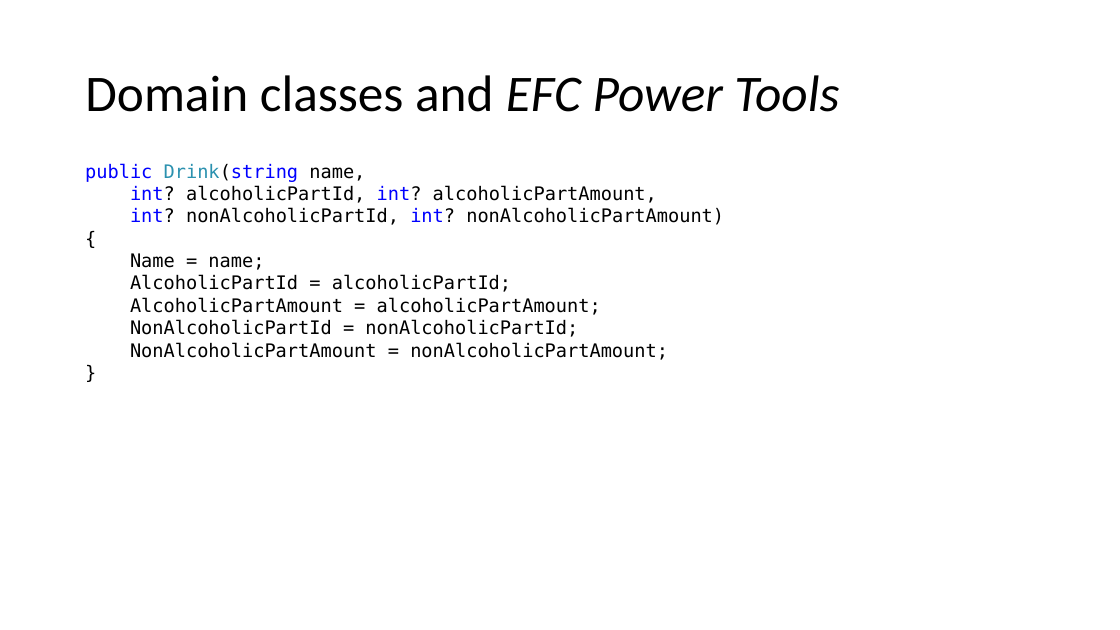
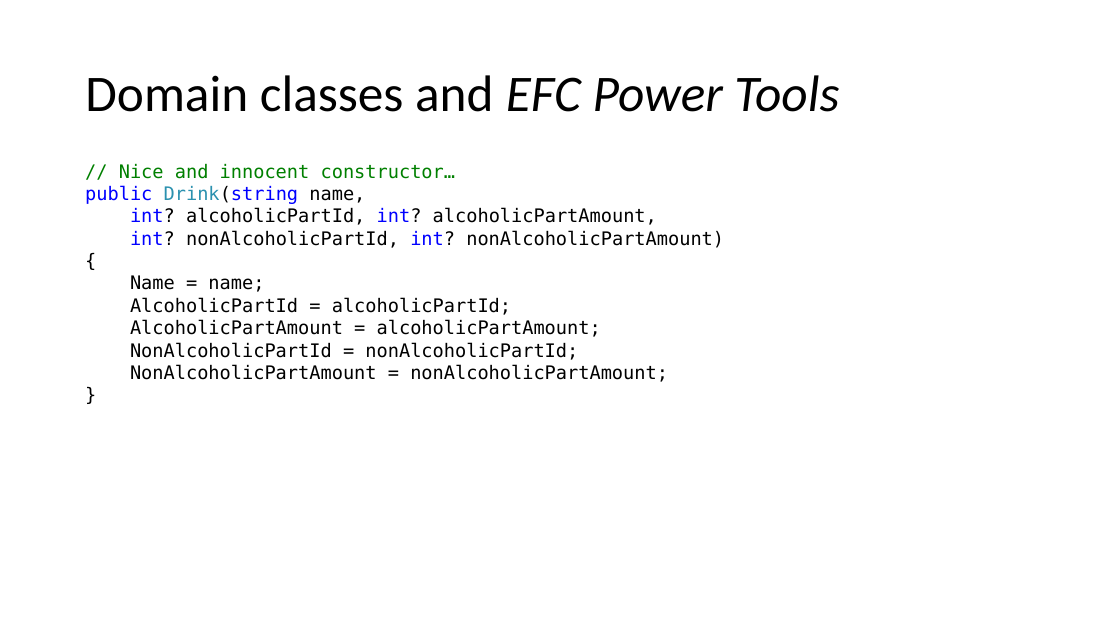
Before and after one commit to perslaursen/OOProg22, a slide deck: slide 13 of Chap/EFCore/Presentations/EFCoreEssentials.pptx. Drawn at 1120x630 pixels with LibreOffice and Linux fonts; fonts in the diff are those of the drawing. Boxes give left, top, right and bottom in pixels: in the first picture for what was removed or moved away, otherwise in the second. Text is boxed around its words. In the diff, an @@ line names an element or a change of style, - is before the commit and + after.

Commit message:
Updates to EFCore materials
As per the constructor parameter naming rules discovered in class :-).

```diff
--- a/Chap/EFCore/Presentations/EFCoreEssentials.pptx
+++ b/Chap/EFCore/Presentations/EFCoreEssentials.pptx
@@ text at [119,163,456,179]: paragraph added @@
+// Nice and innocent constructor…
```
Also in this commit, not shown: 1 other slide changed, 2 slides added, 1 other file.
